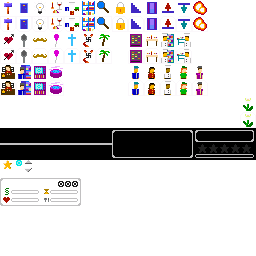
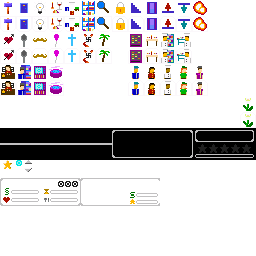
The second (256, 256) image is a revision of the first. Changes to its layers:
painted on "hud.png" over [81, 178, 160, 206]
